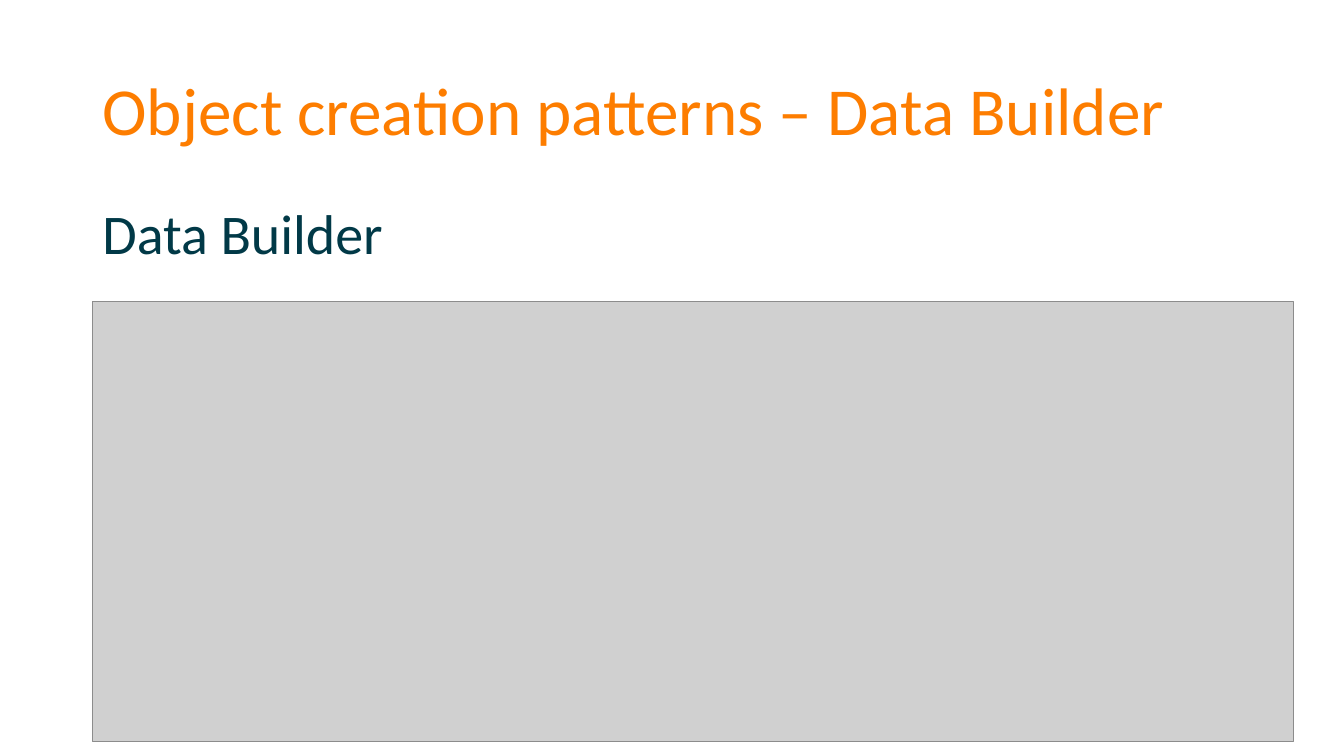
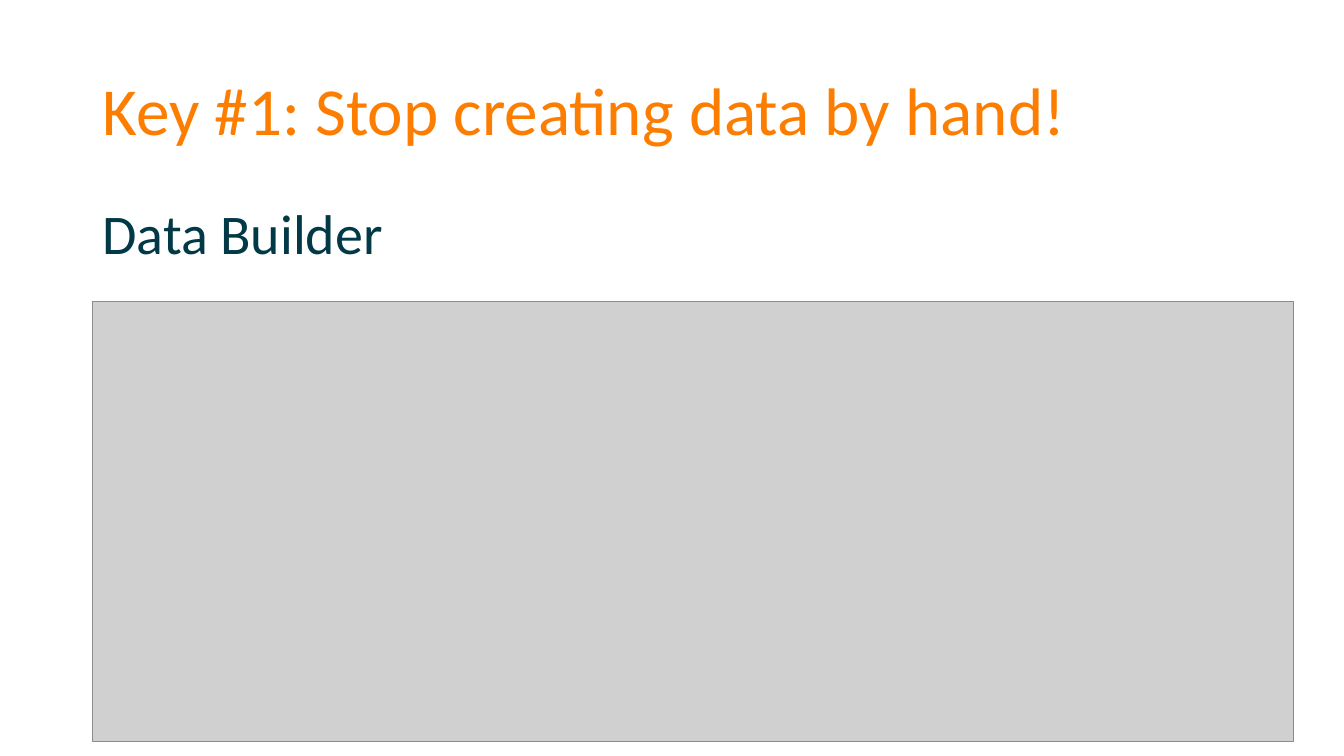
Before and after one commit to spetryjohnson/Talk-Patterns_of_Effective_Test_Setup, a slide deck: slide 29 of POETS - CodeMash 2017.pptx. Drawn at 1344x756 pixels with LibreOffice and Linux fonts; fonts in the diff are those of the drawing; grey boxes stand for pictures. Boxes give left, top, right and bottom in pixels: in the first picture for what was removed or moved away, otherwise in the second. Text is boxed around its words. In the diff, an @@ line names an element or a change of style, - is before the commit and + after.

```diff
--- a/POETS - CodeMash 2017.pptx
+++ b/POETS - CodeMash 2017.pptx
@@ title at (102, 88, 1065, 147): text changed @@
-Object creation patterns – Data Builder
+Key #1: Stop creating data by hand!
```
Also in this commit, not shown: 4 other slides changed, 12 slides added, 4 slides removed, 1 other file.
